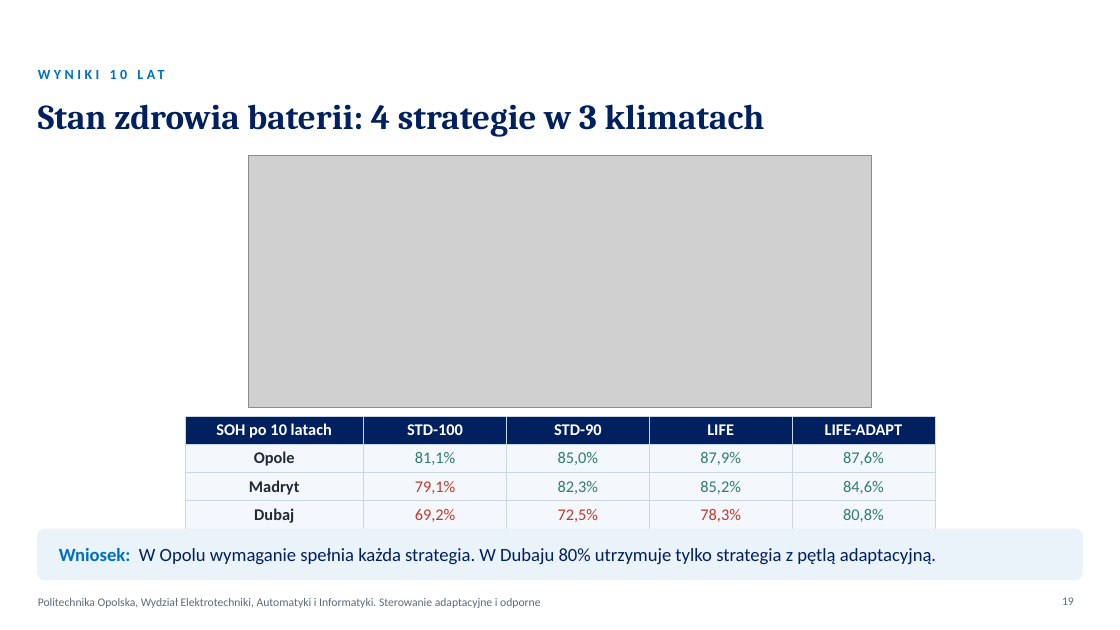
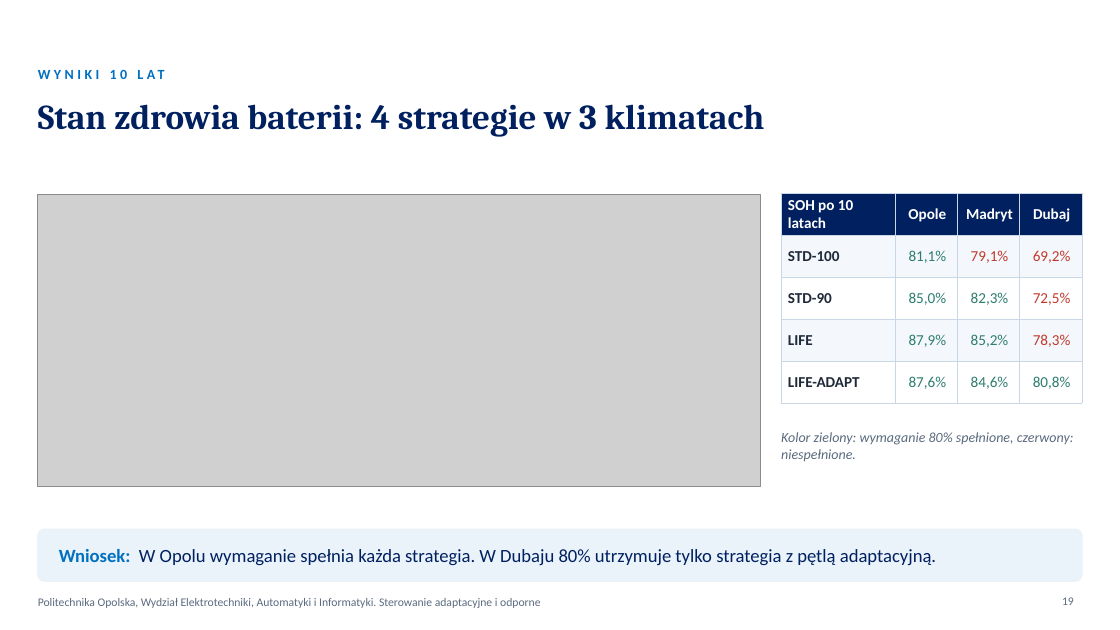
Before and after one commit to KarolFabianek/Adaptive-and-robust-control, a slide deck: slide 19 of Prezentacja/BTMS_PROJEKT_FABIANEK_FORTUNA.pptx. Drawn at 1120x630 pixels with LibreOffice and Linux fonts; fonts in the diff are those of the drawing; grey boxes stand for pictures; background and template pictures are left out. Boxes give left, top, right and bottom in pixels: in the first picture for what was removed or moved away, otherwise in the second. Text is boxed around its words. In the diff, an @@ line names an element or a change of style, - is before the commit and + after.

```diff
--- a/Prezentacja/BTMS_PROJEKT_FABIANEK_FORTUNA.pptx
+++ b/Prezentacja/BTMS_PROJEKT_FABIANEK_FORTUNA.pptx
@@ picture: place and size @@
-picture at <box>248,155,872,408</box>
+picture at <box>38,194,760,486</box>
@@ table at <box>781,193,1082,393</box> @@
-SOH po 10 latach | STD-100 | STD-90 | LIFE | LIFE-ADAPT
-Opole | 81,1% | 85,0% | 87,9% | 87,6%
-Madryt | 79,1% | 82,3% | 85,2% | 84,6%
-Dubaj | 69,2% | 72,5% | 78,3% | 80,8%
+SOH po 10 latach | Opole | Madryt | Dubaj
+STD-100 | 81,1% | 79,1% | 69,2%
+STD-90 | 85,0% | 82,3% | 72,5%
+LIFE | 87,9% | 85,2% | 78,3%
+LIFE-ADAPT | 87,6% | 84,6% | 80,8%
@@ table: place and size @@
-table at <box>185,416,935,527</box>
+table at <box>781,193,1082,393</box>
@@ text added at <box>781,432,1074,461</box>, 12 pt, text #5B6B7F, italic @@
+Kolor zielony: wymaganie 80% spełnione, czerwony: niespełnione.
@@ rounded rectangle at <box>38,529,1082,581</box>: proportions changed @@
```
Also in this commit, not shown: 26 other slides changed, 8 other files.
